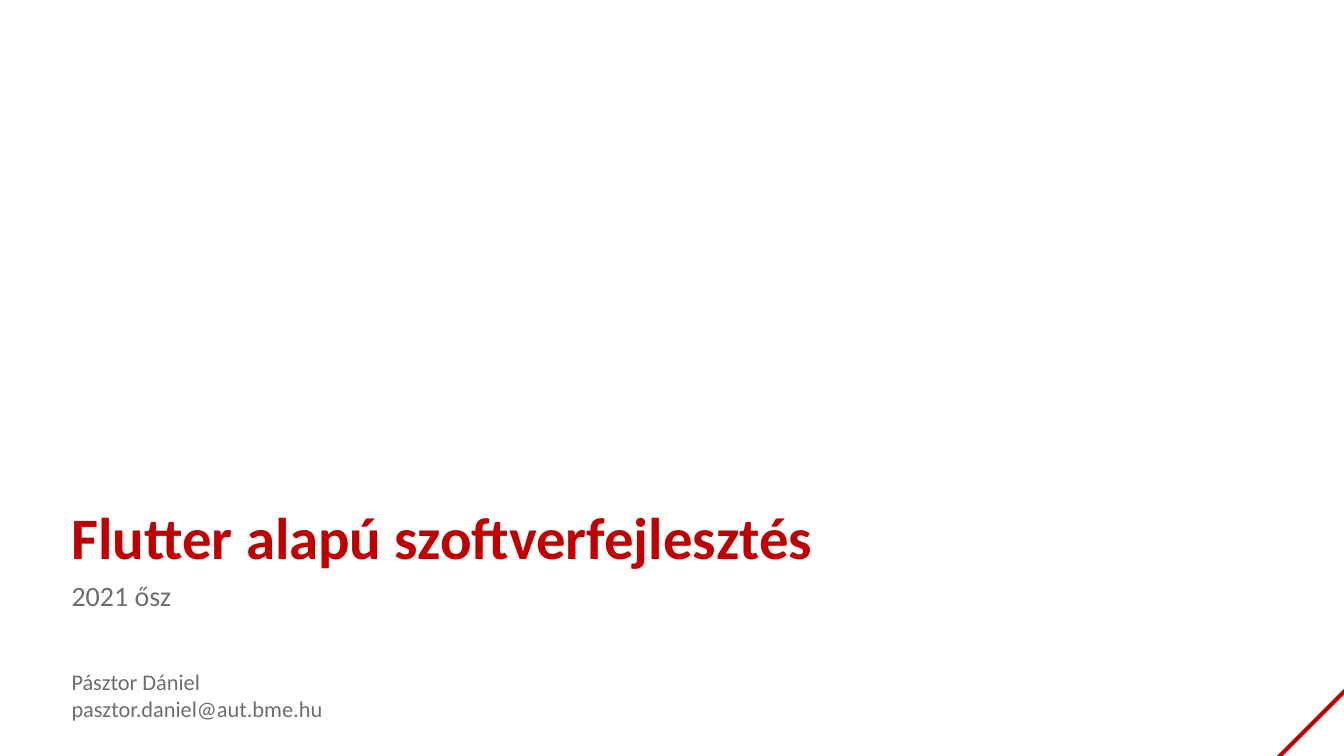
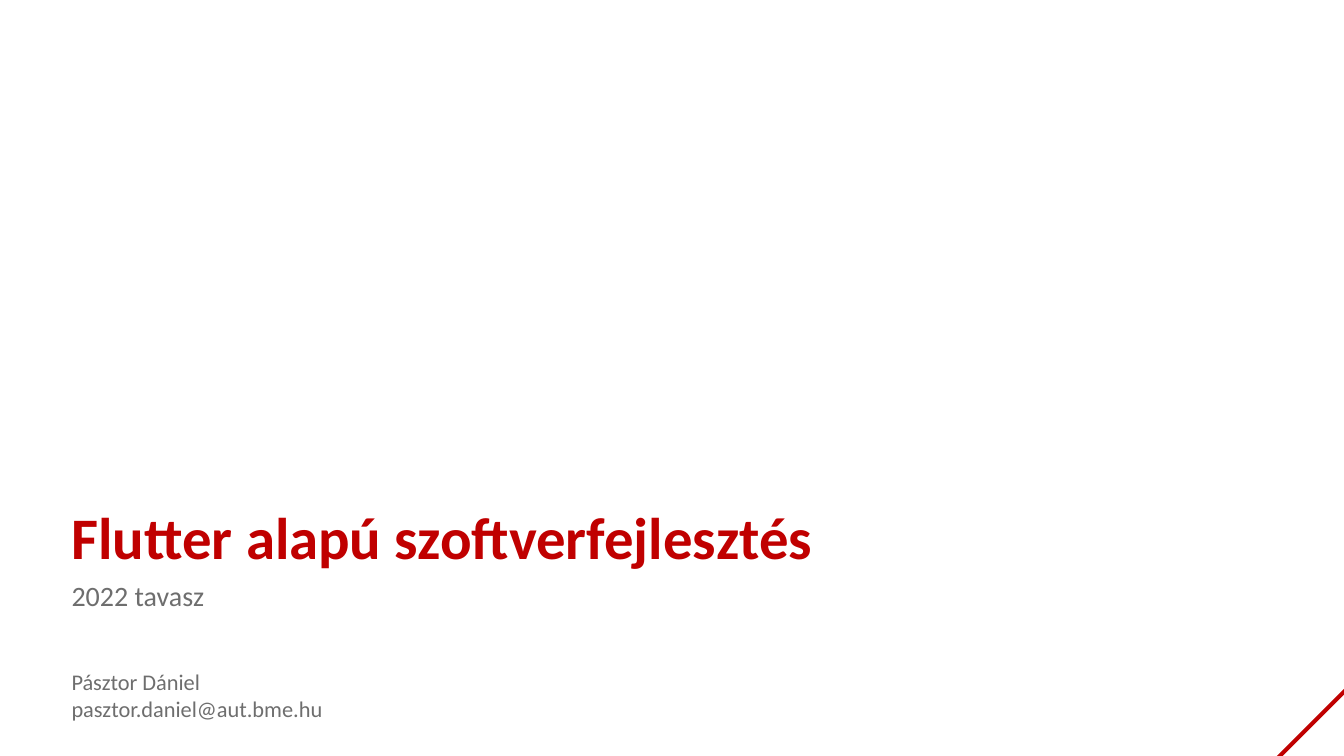
Before and after one commit to bmeaut/VIAUAV45, a slide deck: slide 1 of extras/lecture_05_2021.pptx. Drawn at 1344x756 pixels with LibreOffice and Linux fonts; fonts in the diff are those of the drawing; background and template pictures are left out. Boxes give left, top, right and bottom in pixels: in the first picture for what was removed or moved away, otherwise in the second. Text is boxed around its words. In the diff, an @@ line names an element or a change of style, - is before the commit and + after.

```diff
--- a/extras/lecture_05_2021.pptx
+++ b/extras/lecture_05_2021.pptx
@@ text at [72, 588, 205, 606]: text changed @@
-2021 ősz
+2022 tavasz
```
Also in this commit, not shown: 6 other slides changed, 31 slides added, 7 slides removed.
